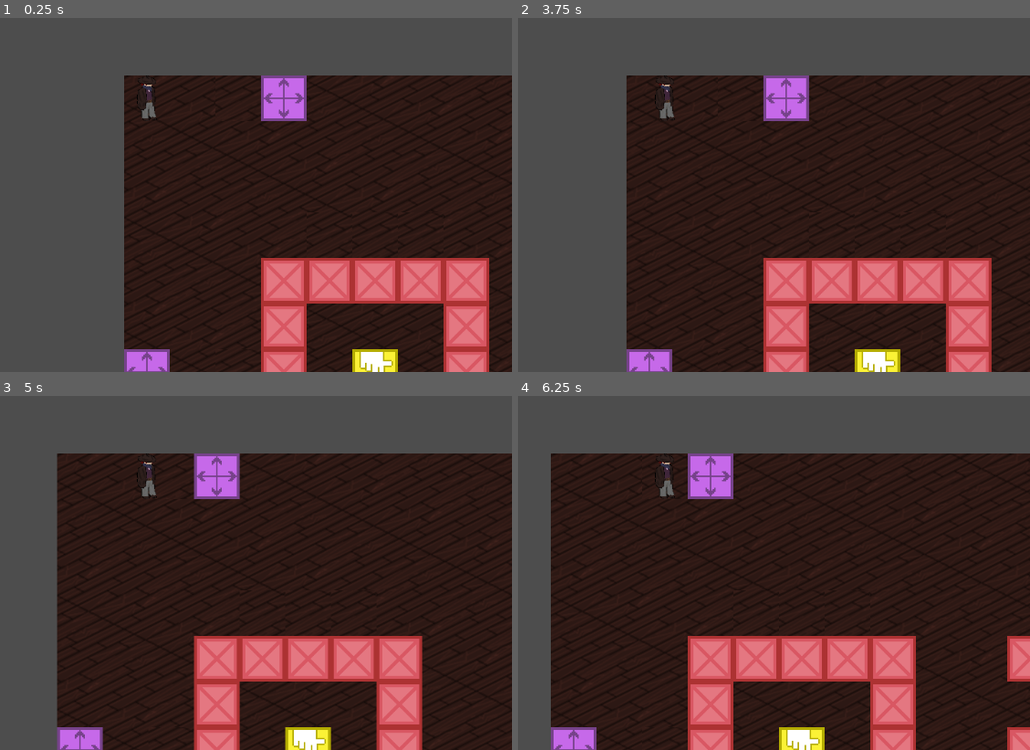
Above: before the commit, frames 1-4 (two rows, left to right).
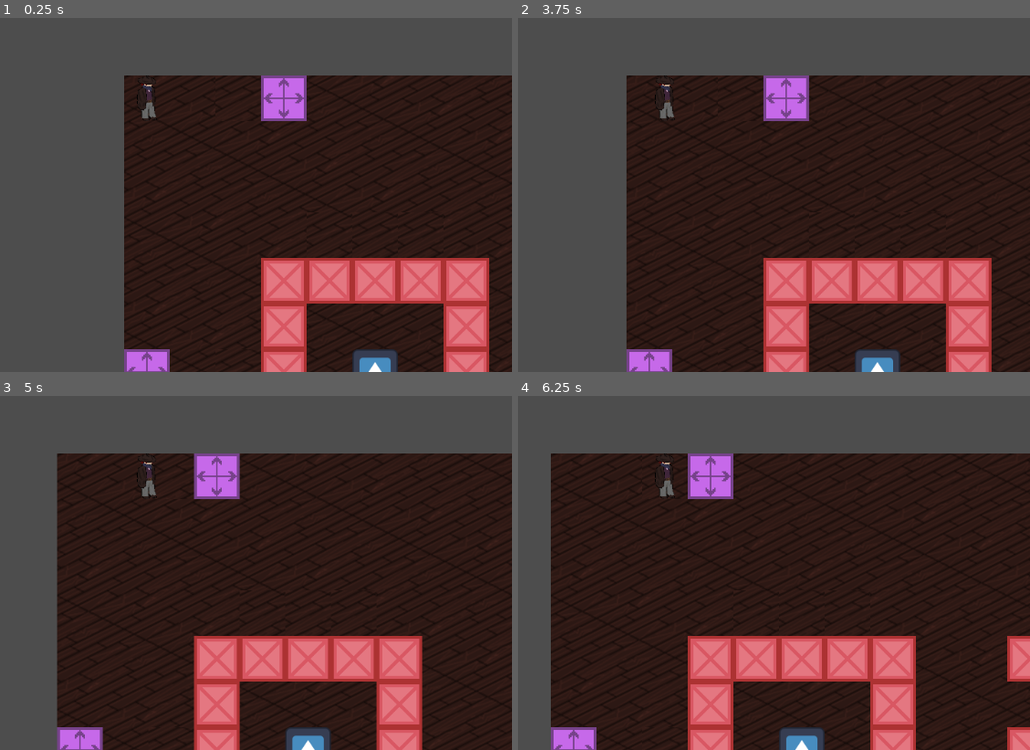
Above: after the commit, the same moments.

Repository: mccajd/Quintessential
Game: Godot game, scene res://Scenes/point_click_proto.tscn
Same seed, same stepped clock (60 frames per second), same inputs: the game is played once before the commit and once after it. This scene is started directly instead of the project's main scene. The engine's default icon, where the game draws it, is replaced by a stand-in: a white triangle on a blue panel in a dark square.
Inputs (mouse positions are in pixels of both pictures, inside the frame that each line leads up to):
- Up to frame 1 (0.25 s): no input
- Up to frame 2 (3.75 s): tap Enter at 0.5, 2, 3.5 s; move the mouse to (825, 71) at 0.52 s; press the mouse at (825, 71) at 0.53 s; tap Space at 1.25, 2.75 s; move the mouse to (518, 124) at 1.27 s; release the mouse at (518, 124) at 1.28 s; click (518, 124) at 1.35 s; move the mouse to (outside the picture) at 2.02 s; press the mouse at (outside the picture) at 2.03 s; move the mouse to (630, 209) at 2.77 s; release the mouse at (630, 209) at 2.78 s; click (630, 209) at 2.85 s; move the mouse to (881, 180) at 3.52 s; press the mouse at (881, 180) at 3.53 s
- Up to frame 3 (5 s): move the mouse to (outside the picture) at 4.27 s; release the mouse at (outside the picture) at 4.28 s; click (outside the picture) at 4.35 s
- Up to frame 4 (6.25 s): tap Space at 5 s; move the mouse to (702, 477) at 5.02 s; press the mouse at (702, 477) at 5.03 s; move the mouse to (outside the picture) at 5.77 s; release the mouse at (outside the picture) at 5.78 s; click (outside the picture) at 5.85 s

The runs differ from the first frame. In frame 1, 0.6% of the frame differs, in the area x 68-78%, y 93-100%; in frame 2, 0.6%; in frame 3, 0.6%, in the area x 55-65%, y 93-100%; in frame 4, 0.6%.
Error before the commit: Parse Error: Expected indented block after "for" block. (res://Scripts/interactable_mapper.gd:16)

Commit message:
replace tile marker with interactable obj

Diff:
--- /dev/null
+++ b/Scenes/interactable.tscn
@@ -0,0 +1,19 @@
+[gd_scene load_steps=4 format=3 uid="uid://7okf46u88y5m"]
+
+[ext_resource type="Script" path="res://Scripts/interactable.gd" id="1_2pi6m"]
+[ext_resource type="Texture2D" uid="uid://il1hff40ljfg" path="res://icon.svg" id="1_w86ws"]
+
+[sub_resource type="RectangleShape2D" id="RectangleShape2D_opb2f"]
+size = Vector2(64, 64)
+
+[node name="Interactable" type="Area2D"]
+collision_layer = 2
+collision_mask = 4
+script = ExtResource("1_2pi6m")
+
+[node name="CollisionShape2D" type="CollisionShape2D" parent="."]
+shape = SubResource("RectangleShape2D_opb2f")
+
+[node name="TileMap" type="Sprite2D" parent="."]
+scale = Vector2(0.5, 0.5)
+texture = ExtResource("1_w86ws")
--- a/Scenes/sophmore_player.tscn
+++ b/Scenes/sophmore_player.tscn
@@ -42,8 +42,8 @@
 		target = get_global_mouse_position()
 		target_tile = tile_map.local_to_map(target)
 		start_tile  = tile_map.local_to_map(position-Vector2(32,32))
-		print(\"tile: \", target_tile)
-		print(\"target: \", target_tile, \" is solid: \",astar_grid.is_point_solid(target_tile))
+		#print(\"tile: \", target_tile)
+		#print(\"target: \", target_tile, \" is solid: \",astar_grid.is_point_solid(target_tile))
 
 		target_tile = find_valid_dest(target_tile)
 
@@ -85,6 +85,7 @@
 
 func set_start_pos(pos:Vector2i=Vector2i.ZERO):
 	global_position = tile_map.map_to_local(pos)
+
 "
 
 [sub_resource type="RectangleShape2D" id="RectangleShape2D_dchqe"]
--- /dev/null
+++ b/Scripts/interactable.gd
@@ -0,0 +1,8 @@
+extends Area2D
+class_name Interactable
+
+func _process(delta):
+	pass
+
+func update_position(coords:Vector2i):
+	position = coords
--- a/Scripts/interactable_mapper.gd
+++ b/Scripts/interactable_mapper.gd
@@ -8,9 +8,12 @@
 var half_tile := self.tile_set.tile_size*0.5
 
 func _ready():
-	print("Tile map ready!")
 	replace_tiles()
 
-
+#replace tile with packaged scene that the player can interact with
 func replace_tiles():
-	for tile in get_used_cells(LAYERS.INTERACTABLES):
+	for tile_pos in get_used_cells(LAYERS.INTERACTABLES):
+		var new_scene : Interactable = interactable_scene.instantiate()
+		new_scene.update_position(map_to_local(tile_pos))
+		add_child(new_scene)
+		erase_cell(LAYERS.INTERACTABLES, tile_pos)
